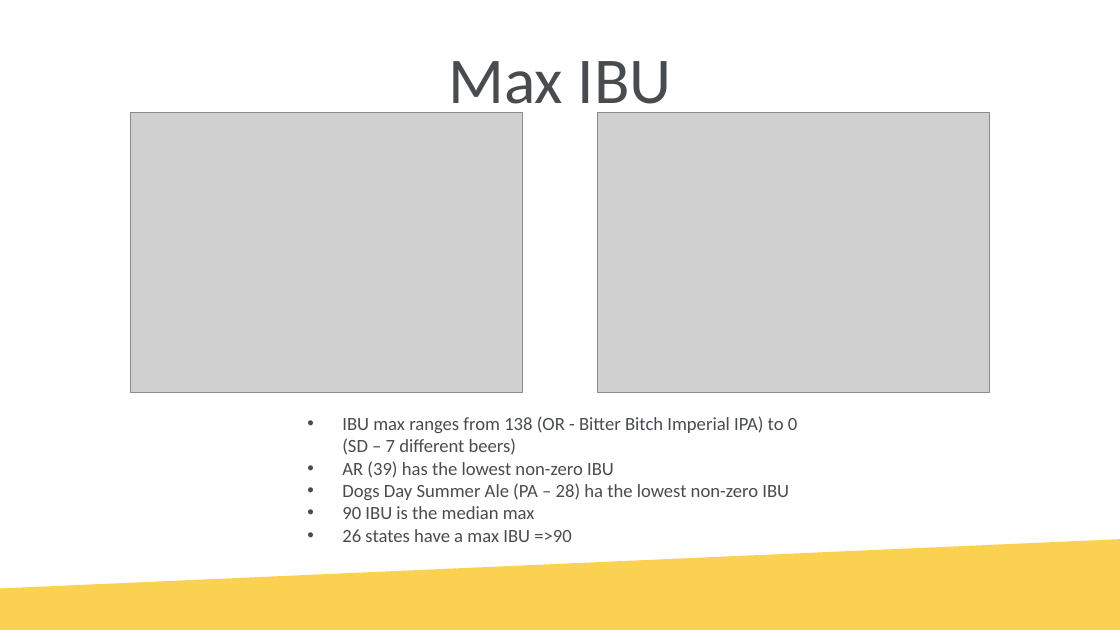
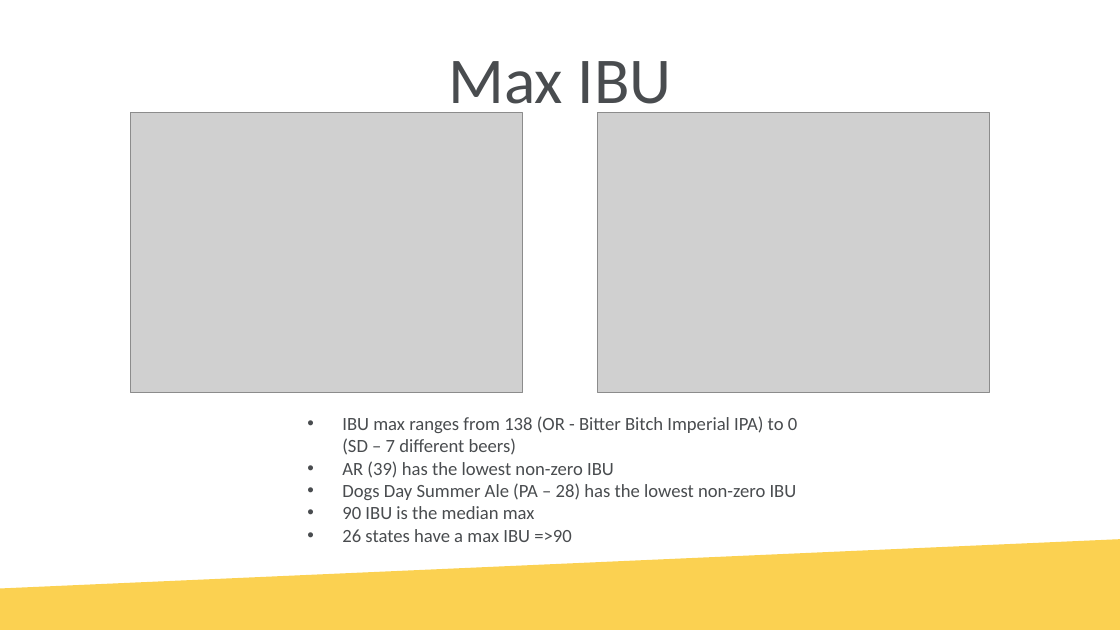
Before and after one commit to tschwebke/DDS6306-Group-Project-1, a slide deck: slide 7 of DS6306 Group Project 1 v2.pptx (slide 6 before the commit). Drawn at 1120x630 pixels with LibreOffice and Linux fonts; fonts in the diff are those of the drawing; grey boxes stand for pictures; background and template pictures are left out. Boxes give left, top, right and bottom in pixels: in the first picture for what was removed or moved away, otherwise in the second. Text is boxed around its words. In the diff, an @@ line names an element or a change of style, - is before the commit and + after.

```diff
--- a/DS6306 Group Project 1 v2.pptx
+++ b/DS6306 Group Project 1 v2.pptx
@@ text at [342,483,797,500]: text changed @@
-• Dogs Day Summer Ale (PA – 28) ha the lowest non-zero IBU
+• Dogs Day Summer Ale (PA – 28) has the lowest non-zero IBU
```
Also in this commit, not shown: 5 other slides changed, 1 slide added.
